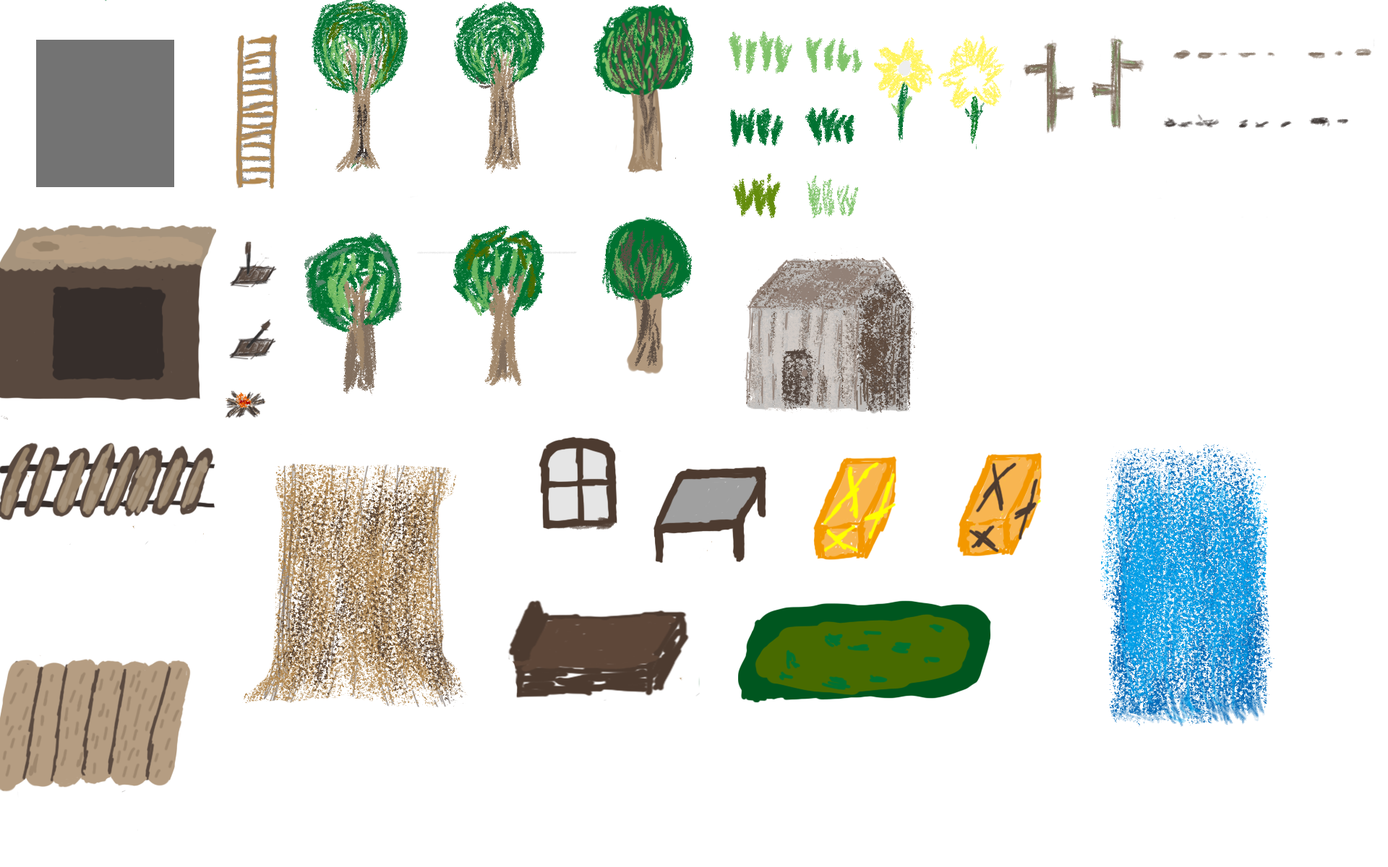
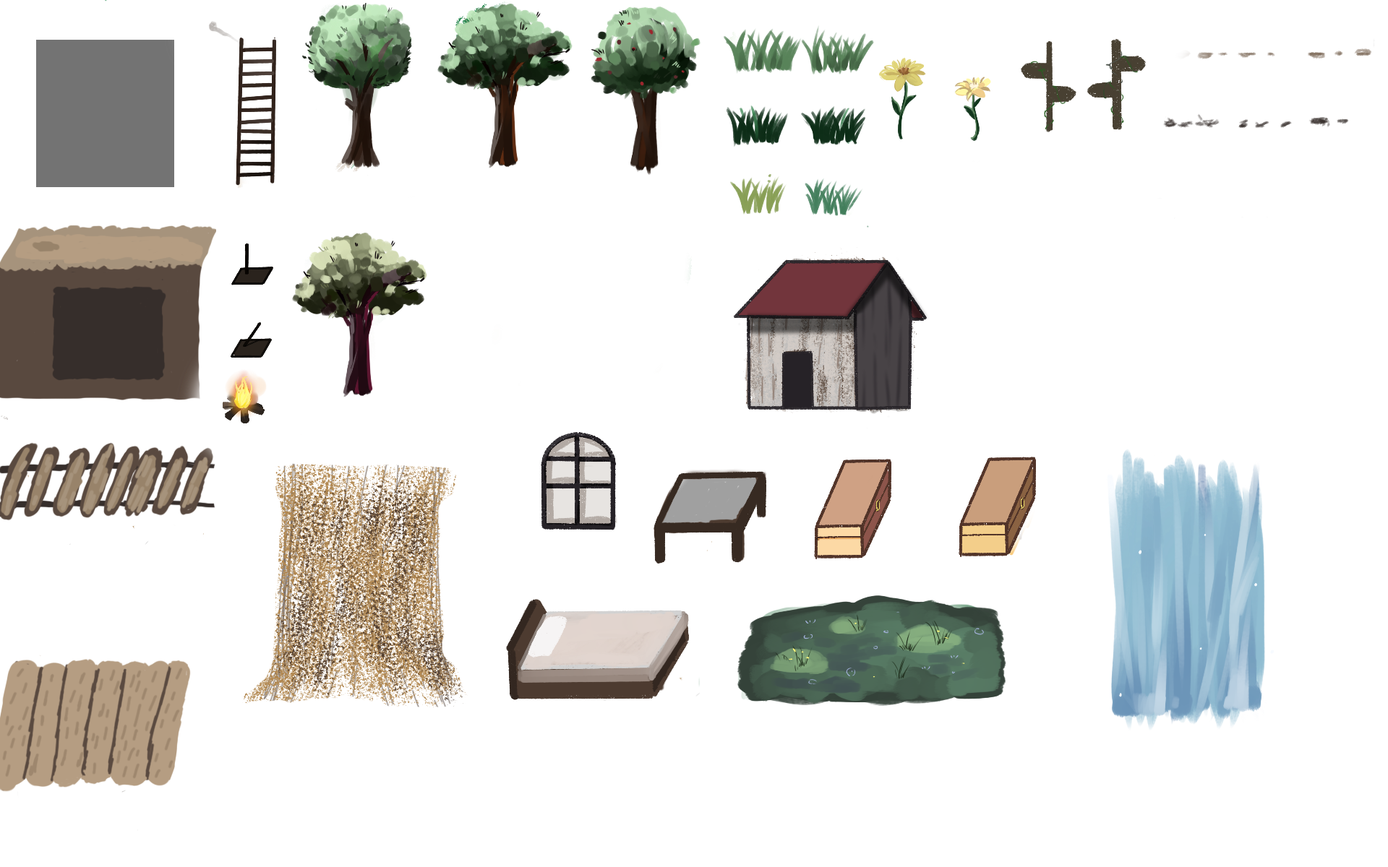
Layer changes from the first 1388×867 image to the second:
painted on "图层 4" over (169, 0, 1275, 731)
renamed "图层 1" to "图层 3", hid it, painted on it over (169, 0, 1275, 731)
